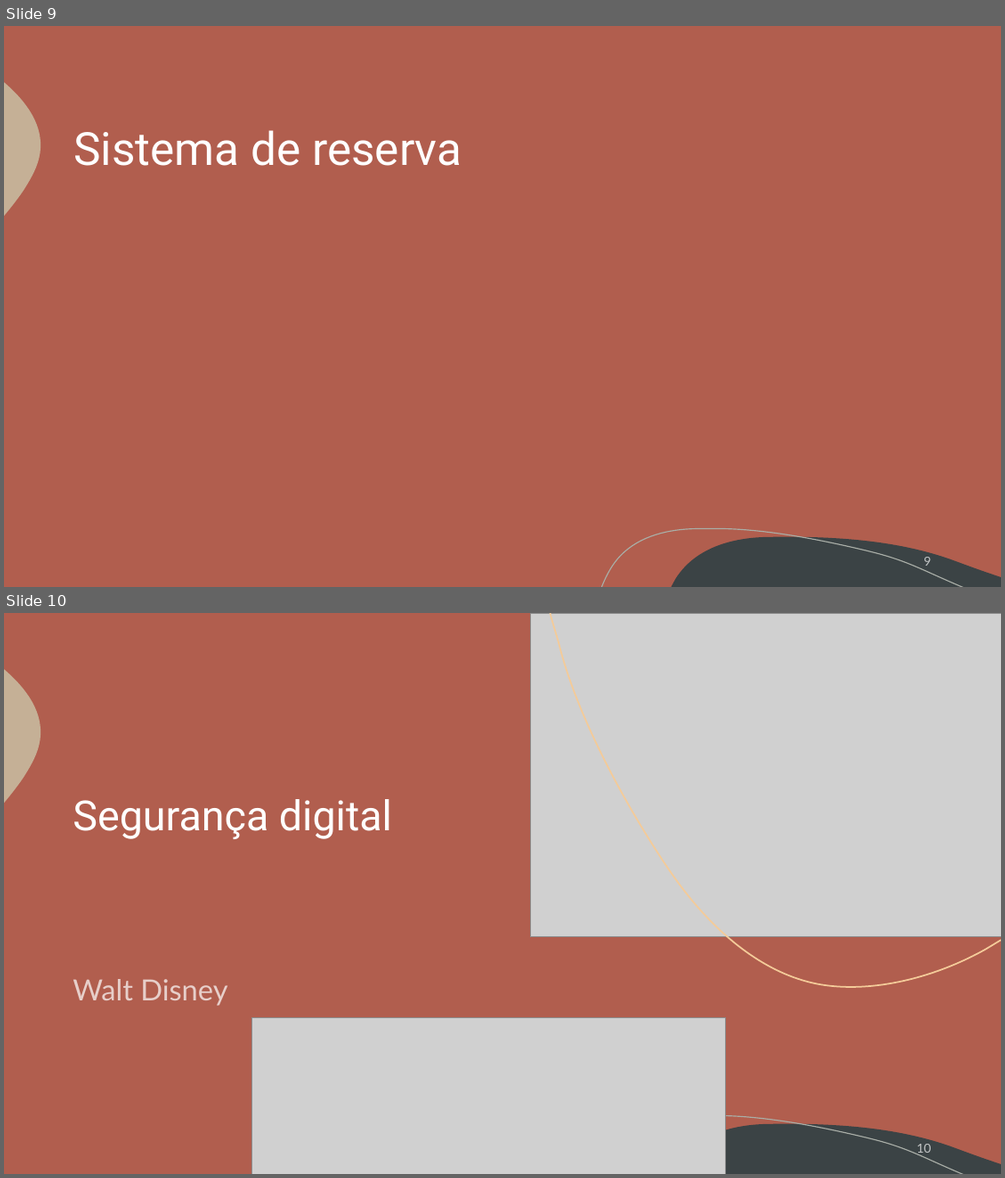
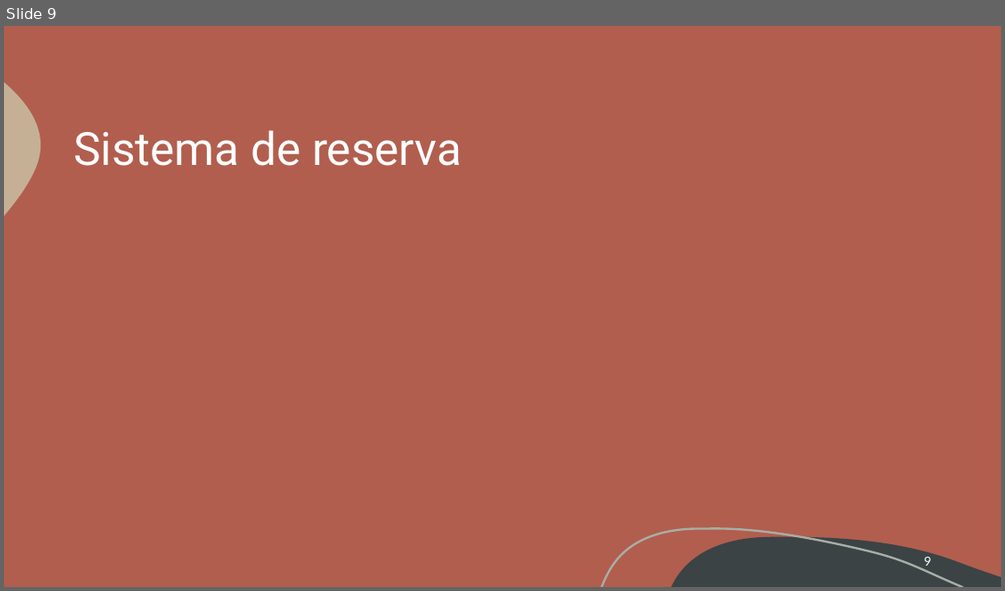
Before and after one commit to G4brielSilva/Focus-Trainee, a slide deck: Site/Acaiá Coffee Shop.pptx. Shown one above the other, each under a label of ours: slides 9 and 10 before the commit, slide 9 after it. The pictures are 1005x1178 and 1005x591 pixels, drawn with LibreOffice and Linux fonts; fonts in the diff are those of the drawing; grey boxes stand for pictures. Boxes give left, top, right and bottom in pixels: in the first picture for what was removed or moved away, otherwise in the second. Text is boxed around its words. In the diff, an @@ line names an element or a change of style, - is before the commit and + after.

Commit message:
adicionando a parte de segurança

```diff
--- a/Site/Acaiá Coffee Shop.pptx
+++ b/Site/Acaiá Coffee Shop.pptx
@@ slide 10 removed at (x1=4, y1=613, x2=1001, y2=1174), background #B15E4E; not listed: 3 template elements that a slide beside it also shows @@
@@ picture removed at (x1=531, y1=613, x2=1001, y2=937) @@
@@ freeform shape removed at (x1=550, y1=613, x2=1001, y2=987) @@
@@ title removed at (x1=73, y1=799, x2=392, y2=839) @@
-Segurança digital
@@ text removed at (x1=73, y1=979, x2=227, y2=1005) @@
-Walt Disney
@@ picture removed at (x1=251, y1=1018, x2=726, y2=1174) @@
@@ page number removed at (x1=916, y1=1143, x2=930, y2=1155) @@
-10
@@ slide 9 changed as well @@
@@ freeform shape at (x1=601, y1=529, x2=963, y2=587): outline #A9AEA7 1 pt to #A9AEA7 2 pt @@
@@ page number at (x1=924, y1=556, x2=931, y2=565): text colour #FFFFFF at 70% opacity to #FFFFFF @@
```
Also in this commit, not shown: 11 other slides changed, 3 slides added, 1 other slide removed.
